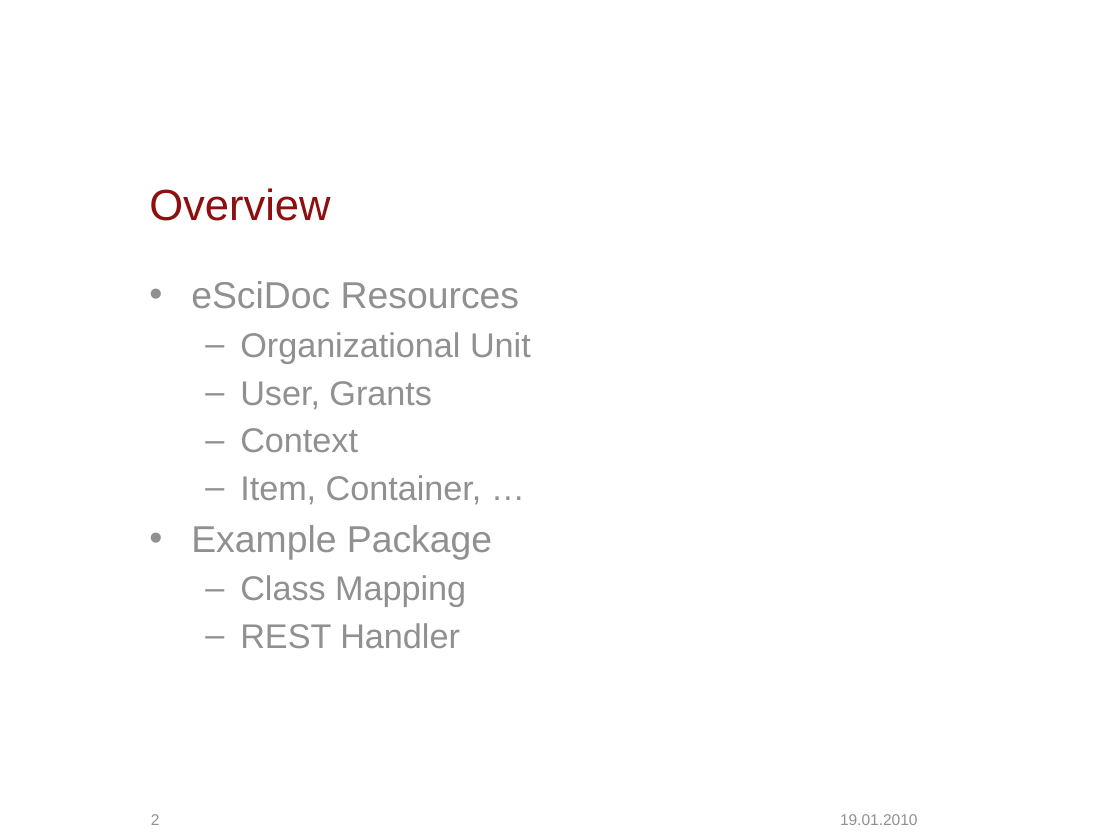
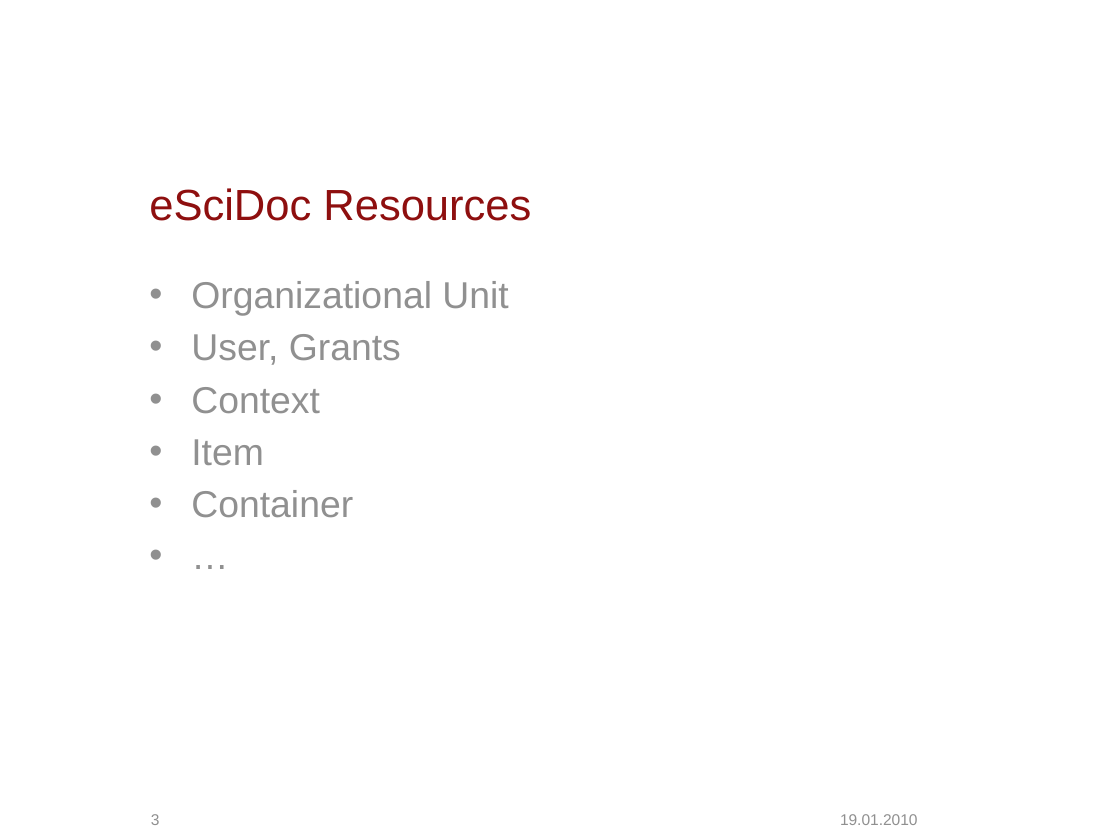
Before and after one commit to escidoc/escidoc-examples-old, a slide deck: slide 3 of doc/presentation.pptx (slide 2 before the commit). Drawn at 1120x840 pixels with LibreOffice and Linux fonts; fonts in the diff are those of the drawing; background and template pictures are left out. Boxes give left, top, right and bottom in pixels: in the first picture for what was removed or moved away, otherwise in the second. Text is boxed around its words. In the diff, an @@ line names an element or a change of style, - is before the commit and + after.

```diff
--- a/doc/presentation.pptx
+++ b/doc/presentation.pptx
@@ title at [149, 188, 531, 221]: text changed @@
-Overview
+eSciDoc Resources
@@ text at [191, 281, 519, 308]: paragraph removed @@
-• eSciDoc Resources
@@ text at [191, 281, 508, 413]: size 22 to 24 pt in "Organizational Unit", "User, Grants", "Context"; bullet – to •; list level 2 to 1 in "Organizational Unit"; list level 2 to 1 in "User, Grants"; list level 2 to 1 in "Context" @@
@@ text at [191, 439, 353, 517]: text changed; size 22 to 24 pt @@
-  – Item, Container, …
-• Example Package
-  – Class Mapping
-  – REST Handler
+• Item
+• Container
+• …
@@ page number at [151, 814, 160, 825]: text changed @@
-2
+3
```
Also in this commit, not shown: 8 other slides changed, 3 slides added.
